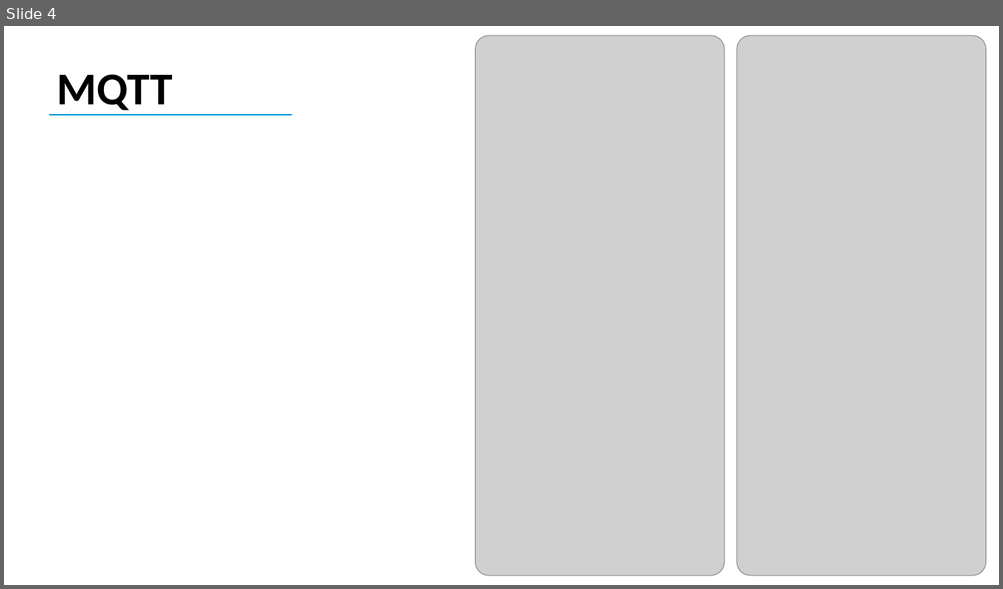
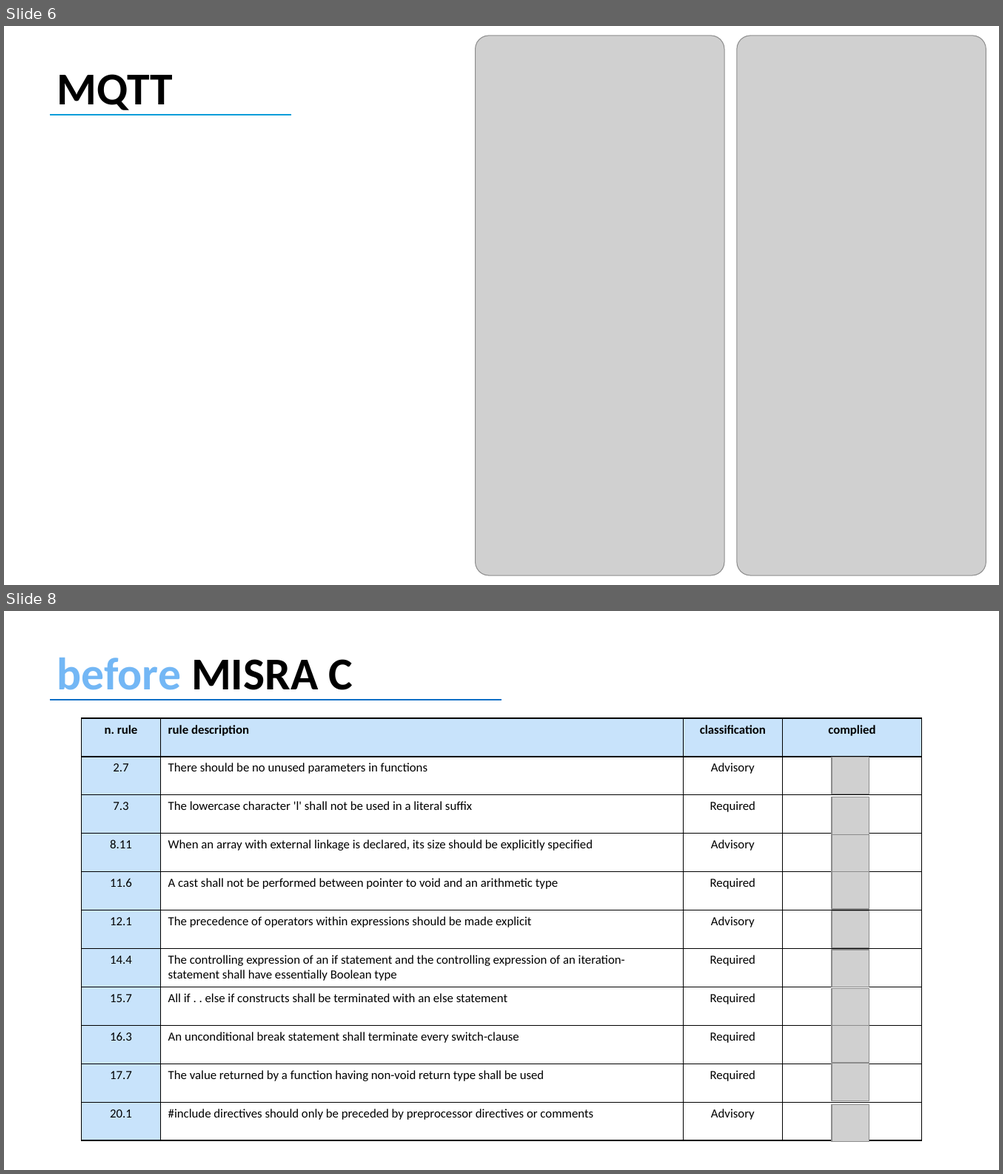
Before and after one commit to fedyhajali/security-system, a slide deck: Alarm System.pptx. Shown one above the other, each under a label of ours: slide 4 before the commit, slides 6 and 8 after it; the slides between them are not shown. The pictures are 1003x589 and 1003x1174 pixels, drawn with LibreOffice and Linux fonts; fonts in the diff are those of the drawing; grey boxes stand for pictures. Boxes give left, top, right and bottom in pixels: in the first picture for what was removed or moved away, otherwise in the second. Text is boxed around its words. In the diff, an @@ line names an element or a change of style, - is before the commit and + after.

```diff
--- a/Alarm System.pptx
+++ b/Alarm System.pptx
@@ slide 8 added at (4, 611, 999, 1170), background #FFFFFF @@
@@ text added at (57, 658, 353, 701), 44 pt, text #73B7F5, bold @@
+before MISRA C
@@ line added from (50, 700) to (502, 700), #0F6FC6 1.5 pt @@
@@ table added at (82, 718, 921, 1142), 11 rows, 4 columns @@
+n. rule | rule description | classification | complied
+2.7 | There should be no unused parameters in functions | Advisory | 
+7.3 | The lowercase character 'l' shall not be used in a literal suffix | Required | 
+8.11 | When an array with external linkage is declared, its size should be explicitly specified | Advisory | 
+11.6 | A cast shall not be performed between pointer to void and an arithmetic type | Required | 
+12.1 | The precedence of operators within expressions should be made explicit | Advisory | 
+14.4 | The controlling expression of an if statement and the controlling expression of an iteration-statement shall have essentially Boolean type | Required | 
+15.7 | All if . . else if constructs shall be terminated with an else statement | Required | 
+16.3 | An unconditional break statement shall terminate every switch-clause | Required | 
+17.7 | The value returned by a function having non-void return type shall be used | Required | 
+20.1 | #include directives should only be preceded by preprocessor directives or comments | Advisory | 
@@ picture added at (831, 758, 869, 795) @@
@@ picture added at (831, 797, 869, 834) @@
@@ picture added at (831, 834, 869, 872) @@
@@ picture added at (831, 872, 869, 909) @@
@@ picture added at (831, 911, 869, 948) @@
@@ picture added at (831, 950, 869, 987) @@
@@ picture added at (831, 989, 869, 1027) @@
@@ picture added at (831, 1026, 869, 1063) @@
@@ picture added at (831, 1064, 869, 1101) @@
@@ picture added at (831, 1105, 869, 1142) @@
@@ what was slide 4 is now slide 6 @@
```
Also in this commit, not shown: 3 slides changed, 7 other slides added, 1 other file.
